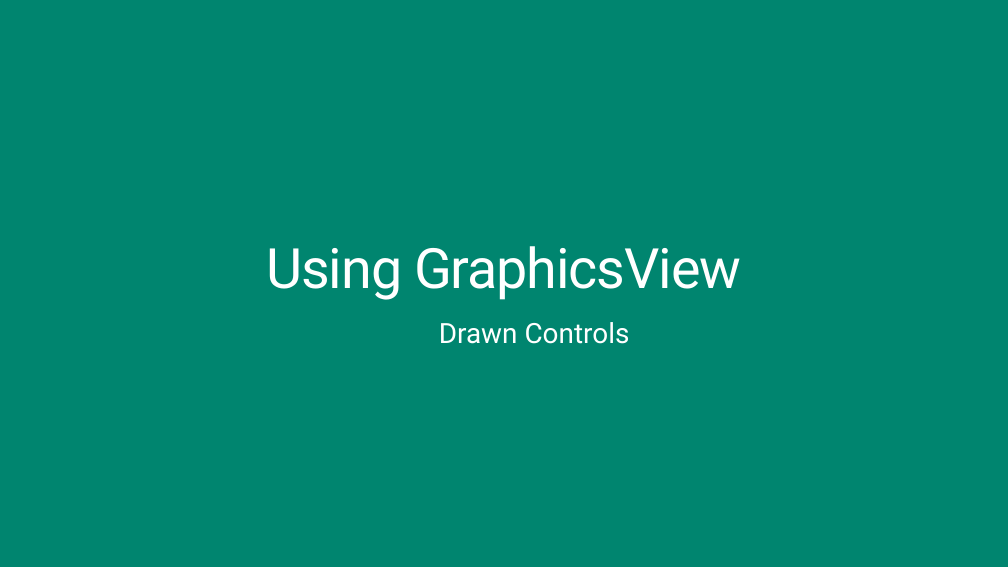
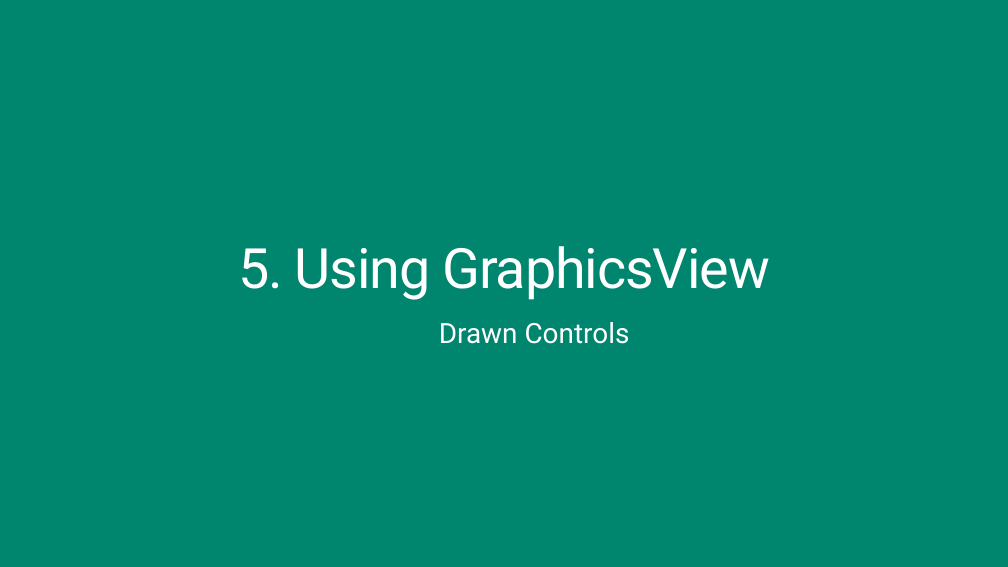
Before and after one commit to jsuarezruiz/ways-create-netmaui-controls, a slide deck: slide 38 of ways-create-netmaui-controls.pptx (slide 36 before the commit). Drawn at 1008x567 pixels with LibreOffice and Linux fonts; fonts in the diff are those of the drawing. Boxes give left, top, right and bottom in pixels: in the first picture for what was removed or moved away, otherwise in the second. Text is boxed around its words. In the diff, an @@ line names an element or a change of style, - is before the commit and + after.

```diff
--- a/ways-create-netmaui-controls.pptx
+++ b/ways-create-netmaui-controls.pptx
@@ title at (238, 246, 770, 300): text changed @@
-Using GraphicsView
+5. Using GraphicsView
```
Also in this commit, not shown: 7 other slides changed, 3 slides added.
